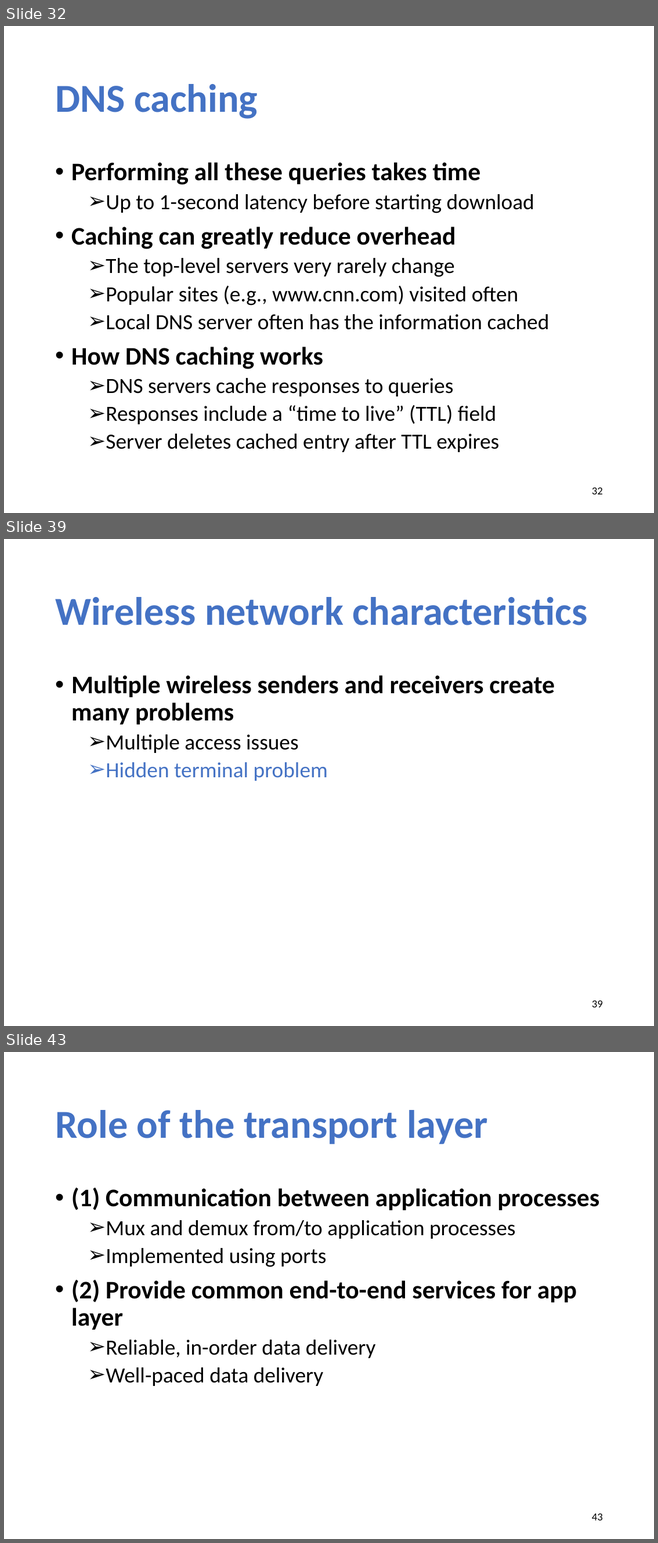
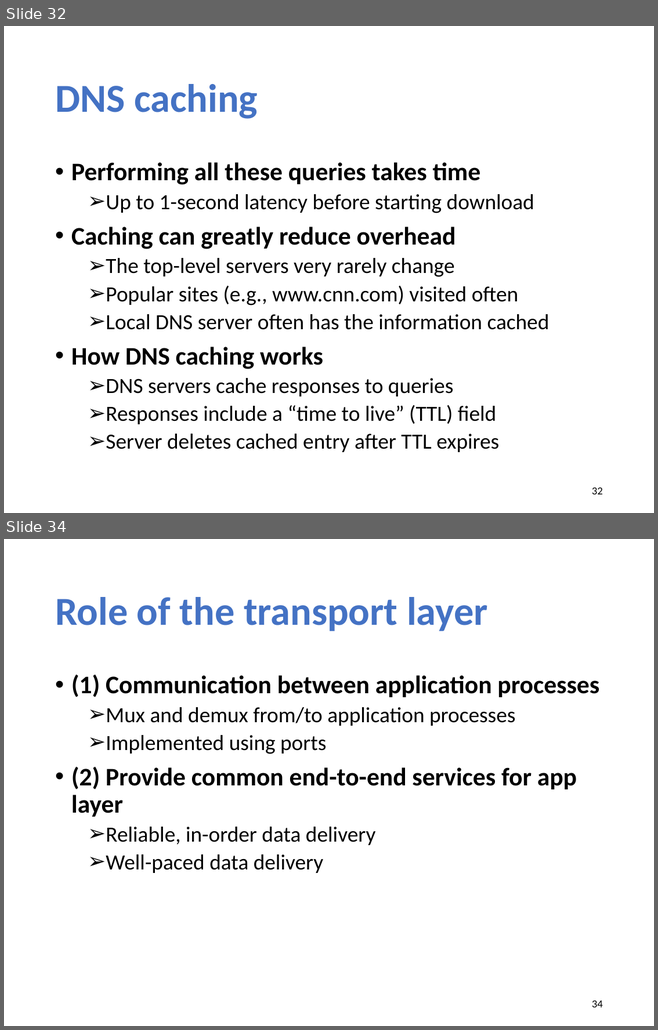
Before and after one commit to xinjin/course-net, a slide deck: slides/Midterm_review.pptx. Shown one above the other, each under a label of ours: slides 32, 39 and 43 before the commit, slides 32 and 34 after it; the slides between them are not shown. The pictures are 658x1543 and 658x1030 pixels, drawn with LibreOffice and Linux fonts; fonts in the diff are those of the drawing. Boxes give left, top, right and bottom in pixels: in the first picture for what was removed or moved away, otherwise in the second. Text is boxed around its words. In the diff, an @@ line names an element or a change of style, - is before the commit and + after.

```diff
--- a/slides/Midterm_review.pptx
+++ b/slides/Midterm_review.pptx
@@ slide 39 removed at bbox=[4, 539, 654, 1026], background #FFFFFF @@
@@ title removed at bbox=[55, 597, 587, 625] @@
-Wireless network characteristics
@@ text removed at bbox=[71, 675, 554, 781] @@
-• Multiple wireless senders and receivers create many problems
-  ➢ Multiple access issues
-  ➢ Hidden terminal problem
@@ page number removed at bbox=[592, 1001, 603, 1008] @@
-39
@@ what was slide 43 is now slide 34 @@
@@ page number at bbox=[592, 1001, 603, 1008]: text changed @@
-43
+34
```
Also in this commit, not shown: 6 slides changed, 8 other slides removed.
